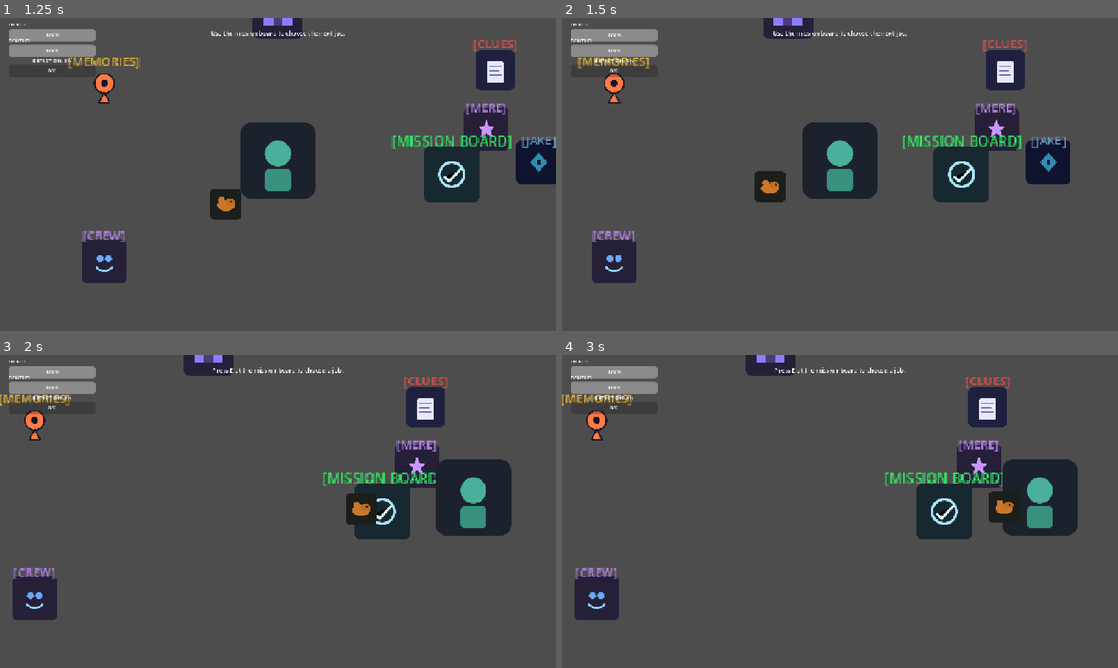
Above: before the commit, frames 1-4 (two rows, left to right).
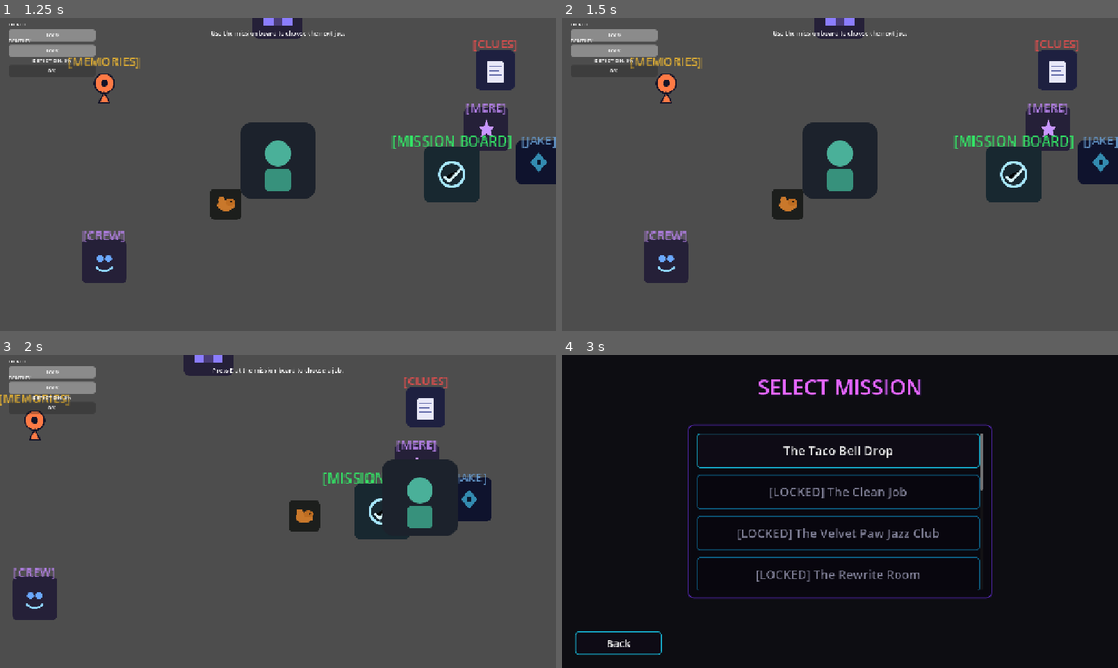
Above: after the commit, the same moments.

Repository: jtbenton55-stack/my-2d-game
Game: Godot game, scene res://scenes/MainMenu.tscn
Same seed, same stepped clock (60 frames per second), same inputs: the game is played once before the commit and once after it.
Inputs (mouse positions are in pixels of both pictures, inside the frame that each line leads up to):
- Up to frame 1 (1.25 s): click "New Game" at 0.5 s
- Up to frame 2 (1.5 s): tap Enter (ui_accept) at 1.25 s; move the mouse to (962, 158) at 1.27 s; press the mouse at (962, 158) at 1.28 s; hold D (move_right) from 1.28 s (still down)
- Up to frame 3 (2 s): keep holding D (move_right); tap Enter (ui_accept) at 1.52 s; tap Space (dodge) at 1.55 s
- Up to frame 4 (3 s): release D (move_right) at 2 s; release the mouse at (962, 495) at 2 s; tap E (interact) at 2 s; drag from (728, 527) to (979, 467) at 2.02 s; click (979, 646) at 2.75 s, where only the run before the commit has a clickable "Skip"

Frame 1 is identical in both runs. In frame 2, 14% of the frame differs, in the area x 2-100%, y 0-85%; in frame 3, 4.3%; in frame 4, 99%, in the area x 0-100%, y 0-100%.

Commit message:
Untested New Player Combat Mech

Diff:
--- a/project.godot
+++ b/project.godot
@@ -114,6 +114,18 @@
 , Object(InputEventJoypadButton,"resource_local_to_scene":false,"resource_name":"","device":-1,"button_index":6,"pressure":0.0,"pressed":false,"script":null)
 ]
 }
+heavy={
+"deadzone": 0.5,
+"events": [Object(InputEventKey,"resource_local_to_scene":false,"resource_name":"","device":-1,"window_id":0,"alt_pressed":false,"shift_pressed":false,"ctrl_pressed":false,"meta_pressed":false,"pressed":false,"keycode":0,"physical_keycode":81,"key_label":0,"unicode":113,"location":0,"echo":false,"script":null)
+, Object(InputEventMouseButton,"resource_local_to_scene":false,"resource_name":"","device":-1,"window_id":0,"alt_pressed":false,"shift_pressed":false,"ctrl_pressed":false,"meta_pressed":false,"button_mask":0,"position":Vector2(0, 0),"global_position":Vector2(0, 0),"factor":1.0,"button_index":2,"canceled":false,"pressed":false,"double_click":false,"script":null)
+]
+}
+finisher={
+"deadzone": 0.5,
+"events": [Object(InputEventKey,"resource_local_to_scene":false,"resource_name":"","device":-1,"window_id":0,"alt_pressed":false,"shift_pressed":false,"ctrl_pressed":false,"meta_pressed":false,"pressed":false,"keycode":0,"physical_keycode":82,"key_label":0,"unicode":114,"location":0,"echo":false,"script":null)
+, Object(InputEventJoypadButton,"resource_local_to_scene":false,"resource_name":"","device":-1,"button_index":10,"pressure":0.0,"pressed":false,"script":null)
+]
+}
 
 [layer_names]
 
--- a/scenes/characters/player.tscn
+++ b/scenes/characters/player.tscn
@@ -1,7 +1,10 @@
-[gd_scene load_steps=9 format=3 uid="uid://bq5w7v5v5o5v5"]
+[gd_scene load_steps=12 format=3 uid="uid://bq5w7v5v5o5v5"]
 
 [ext_resource type="Script" path="res://src/player/Player.gd" id="1_4h8aw"]
 [ext_resource type="SpriteFrames" uid="uid://bq5w7v5v5o5v6" path="res://assets/sprites/player_sprite_frames.tres" id="2_6h8aw"]
+[ext_resource type="Script" path="res://src/combat/PlayerCombatController.gd" id="3_combat"]
+[ext_resource type="Script" path="res://src/combat/DashAbility.gd" id="4_dash"]
+[ext_resource type="Script" path="res://src/combat/MeleeHitbox.gd" id="5_melee"]
 
 [sub_resource type="RectangleShape2D" id="RectangleShape2D_5h8aw"]
 size = Vector2(32, 32)
@@ -14,6 +17,9 @@
 
 [sub_resource type="CircleShape2D" id="CircleShape2D_8h8aw"]
 radius = 100.0
+
+[sub_resource type="CircleShape2D" id="CircleShape2D_stealth"]
+radius = 36.0
 
 [node name="Player" type="CharacterBody2D"]
 collision_layer = 1
@@ -44,14 +50,29 @@
 position = Vector2(0, 8)
 shape = SubResource("RectangleShape2D_5h8aw")
 
-[node name="Hitbox" type="Area2D" parent="."]
+[node name="PlayerCombatController" type="Node" parent="."]
+script = ExtResource("3_combat")
+
+[node name="DashAbility" type="Node" parent="PlayerCombatController"]
+script = ExtResource("4_dash")
+
+[node name="MeleeHitbox" type="Area2D" parent="PlayerCombatController"]
 monitoring = false
 monitorable = false
 collision_layer = 0
-collision_mask = 2
+collision_mask = 3
+script = ExtResource("5_melee")
 
-[node name="CollisionShape2D2" type="CollisionShape2D" parent="Hitbox"]
+[node name="CollisionShape2D2" type="CollisionShape2D" parent="PlayerCombatController/MeleeHitbox"]
 shape = SubResource("RectangleShape2D_6h8aw")
+
+[node name="StealthTakedownZone" type="Area2D" parent="PlayerCombatController"]
+collision_layer = 0
+collision_mask = 3
+monitoring = true
+
+[node name="CollisionShape2DStealth" type="CollisionShape2D" parent="PlayerCombatController/StealthTakedownZone"]
+shape = SubResource("CircleShape2D_stealth")
 
 [node name="Hurtbox" type="Area2D" parent="."]
 monitorable = false
--- a/src/autoload/CardEffects.gd
+++ b/src/autoload/CardEffects.gd
@@ -81,3 +81,24 @@
 	if GameState.has_selected_card("jc_london_contact"):
 		reduction += 0.10
 	return reduction
+
+
+func get_combo_window_multiplier() -> float:
+	var mult := 1.0
+	if GameState.has_selected_card("jc_london_contact"):
+		mult += 0.12
+	return mult
+
+
+func get_style_decay_reduction() -> float:
+	var reduction := 0.0
+	if GameState.has_selected_card("persian_tea_focus"):
+		reduction += 0.22
+	return reduction
+
+
+func get_finisher_damage_bonus() -> float:
+	var bonus := 0.0
+	if GameState.has_selected_card("violet_counterpunch"):
+		bonus += 12.0
+	return bonus
--- /dev/null
+++ b/src/combat/DashAbility.gd
@@ -0,0 +1,52 @@
+extends Node
+class_name DashAbility
+## Short burst movement with i-frames. Parent must be PlayerCombatController; player body is grandparent.
+
+signal dash_ended
+
+@export var dash_speed: float = 650.0
+@export var dash_duration: float = 0.15
+
+var is_dashing: bool = false
+
+var _time_left: float = 0.0
+var _direction: Vector2 = Vector2.RIGHT
+var _player: CharacterBody2D
+
+
+func _ready() -> void:
+	_player = get_parent().get_parent() as CharacterBody2D
+	set_physics_process(false)
+
+
+func _physics_process(delta: float) -> void:
+	if not is_dashing:
+		return
+	_time_left -= delta
+	if _player:
+		_player.velocity = _direction * dash_speed
+		_player.move_and_slide()
+	if _time_left <= 0.0:
+		_end_dash()
+
+
+func execute(direction: Vector2) -> void:
+	if is_dashing or _player == null:
+		return
+	_direction = direction.normalized()
+	if _direction.length_squared() < 0.0001:
+		_direction = Vector2.RIGHT
+	is_dashing = true
+	_time_left = dash_duration
+	_player.add_to_group("invulnerable")
+	_player.invulnerable = true
+	set_physics_process(true)
+
+
+func _end_dash() -> void:
+	is_dashing = false
+	set_physics_process(false)
+	if _player:
+		_player.remove_from_group("invulnerable")
+		_player.invulnerable = false
+	dash_ended.emit()
--- /dev/null
+++ b/src/combat/MeleeHitbox.gd
@@ -0,0 +1,37 @@
+extends Area2D
+## Active only during attacks; reports hits once per swing via body_entered.
+
+var damage: float = 0.0
+var _hit_targets: Array[Node] = []
+var _damage_source: Node2D
+
+func _ready() -> void:
+	monitoring = false
+	body_entered.connect(_on_body_entered)
+
+
+func setup_damage_source(source: Node2D) -> void:
+	_damage_source = source
+
+
+func begin_swing() -> void:
+	_hit_targets.clear()
+	monitoring = true
+
+
+func end_swing() -> void:
+	monitoring = false
+
+
+func _on_body_entered(body: Node) -> void:
+	if body == null or body in _hit_targets:
+		return
+	if _damage_source and body == _damage_source:
+		return
+	if not body.is_in_group("enemy"):
+		return
+	if not body.has_method("take_damage"):
+		return
+	_hit_targets.append(body)
+	var src: Node = _damage_source if _damage_source else get_parent()
+	body.take_damage(int(round(damage)), src)
--- /dev/null
+++ b/src/combat/PlayerCombatController.gd
@@ -0,0 +1,341 @@
+extends Node
+## Hitbox melee combat: combos, heavy, dash, style finisher, stealth takedowns. Parent must be Player CharacterBody2D.
+
+signal style_changed(current: float, maximum: float)
+
+@export var enabled: bool = true
+@export var max_style: float = 100.0
+@export var style_per_hit: float = 18.0
+@export var style_decay_rate: float = 32.0
+@export var combo_window_base: float = 0.55
+@export var light_active_window: float = 0.09
+@export var light_recovery: float = 0.14
+@export var heavy_windup: float = 0.12
+@export var heavy_active: float = 0.11
+@export var heavy_recovery_time: float = 0.4
+@export var finisher_active: float = 0.12
+@export var finisher_recovery: float = 0.32
+@export var dash_cooldown_base: float = 0.48
+@export var melee_forward_distance: float = 34.0
+@export var finisher_forward_distance: float = 48.0
+@export var base_light_damage: float = 18.0
+@export var heavy_damage_multiplier: float = 2.2
+@export var combo_damage_bonus_per_step: float = 0.16
+
+var can_act: bool = true
+
+var current_style: float = 0.0
+var combo_count: int = 0
+var combo_timer: float = 0.0
+var time_since_last_hit: float = 999.0
+
+var _player: CharacterBody2D
+var _dash: DashAbility
+var _melee: Area2D
+var _stealth_zone: Area2D
+
+var _dash_cd: float = 0.0
+var _light_cd: float = 0.0
+var _heavy_cd: float = 0.0
+var _busy: bool = false
+
+var _combo_window_mult: float = 1.0
+var _style_decay_reduction: float = 0.0
+
+
+func _ready() -> void:
+	_player = get_parent() as CharacterBody2D
+	_dash = get_node_or_null("DashAbility")
+	_melee = get_node_or_null("MeleeHitbox") as Area2D
+	_stealth_zone = get_node_or_null("StealthTakedownZone") as Area2D
+	if _melee and _melee.has_method("setup_damage_source"):
+		_melee.setup_damage_source(_player)
+	apply_card_effects()
+	if not EventBus.card_selection_changed.is_connected(_on_card_selection_changed):
+		EventBus.card_selection_changed.connect(_on_card_selection_changed)
+
+
+func _on_card_selection_changed(_selected: Variant) -> void:
+	apply_card_effects()
+
+
+func apply_card_effects() -> void:
+	var ce: Node = get_node_or_null("/root/CardEffects")
+	if ce == null:
+		_combo_window_mult = 1.0
+		_style_decay_reduction = 0.0
+		return
+	if ce.has_method("get_combo_window_multiplier"):
+		_combo_window_mult = float(ce.call("get_combo_window_multiplier"))
+	else:
+		_combo_window_mult = 1.0
+	if ce.has_method("get_style_decay_reduction"):
+		_style_decay_reduction = float(ce.call("get_style_decay_reduction"))
+	else:
+		_style_decay_reduction = 0.0
+
+
+func is_dashing() -> bool:
+	return _dash != null and _dash.is_dashing
+
+
+func _card_is_active(card_id: String) -> bool:
+	var cm: Node = get_node_or_null("/root/CardManager")
+	if cm == null:
+		return false
+	if cm.has_method("is_card_active"):
+		return bool(cm.call("is_card_active", card_id))
+	if cm.has_method("is_selected"):
+		return bool(cm.call("is_selected", card_id))
+	return false
+
+
+func _process(delta: float) -> void:
+	if not enabled:
+		return
+	if _dash_cd > 0.0:
+		_dash_cd -= delta
+	if _light_cd > 0.0:
+		_light_cd -= delta
+	if _heavy_cd > 0.0:
+		_heavy_cd -= delta
+	combo_timer -= delta
+	if combo_timer <= 0.0:
+		combo_count = 0
+	time_since_last_hit += delta
+	var decay_mult: float = maxf(0.0, 1.0 - _style_decay_reduction)
+	if time_since_last_hit > 2.0 and current_style > 0.0:
+		current_style = maxf(0.0, current_style - style_decay_rate * decay_mult * delta)
+	_emit_style()
+
+
+func _emit_style() -> void:
+	style_changed.emit(current_style, max_style)
+
+
+func _unhandled_input(event: InputEvent) -> void:
+	if not enabled or _busy:
+		return
+	if _should_block_combat_input():
+		return
+	if event.is_action_pressed("finisher"):
+		_request_finisher()
+	elif event.is_action_pressed("heavy"):
+		_request_heavy()
+	elif event.is_action_pressed("attack"):
+		_request_light_or_takedown()
+	elif event.is_action_pressed("dodge"):
+		_request_dash()
+
+
+func _should_block_combat_input() -> bool:
+	if get_tree().paused:
+		return true
+	if DialogueManager.is_in_dialogue:
+		return true
+	if _player == null or not _player.can_control:
+		return true
+	return false
+
+
+func _get_move_vector_from_input() -> Vector2:
+	var x := Input.get_action_strength("move_right") - Input.get_action_strength("move_left")
+	var y := Input.get_action_strength("move_down") - Input.get_action_strength("move_up")
+	return Vector2(x, y).normalized()
+
+
+func _facing_dir() -> Vector2:
+	if _player and _player.facing.length_squared() > 0.0001:
+		return _player.facing.normalized()
+	return Vector2.DOWN
+
+
+func _position_melee_forward(distance: float) -> void:
+	if _melee == null or _player == null:
+		return
+	var f := _facing_dir()
+	_melee.global_position = _player.global_position + f * distance
+	_melee.global_rotation = f.angle()
+
+
+func _cooldown_reduction() -> float:
+	var ce: Node = get_node_or_null("/root/CardEffects")
+	if ce and ce.has_method("get_cooldown_reduction"):
+		return float(ce.call("get_cooldown_reduction"))
+	return 0.0
+
+
+func _attack_damage_bonus() -> int:
+	var ce: Node = get_node_or_null("/root/CardEffects")
+	if ce and ce.has_method("get_attack_damage_bonus"):
+		return int(ce.call("get_attack_damage_bonus"))
+	return 0
+
+
+func _finisher_damage_bonus() -> float:
+	var ce: Node = get_node_or_null("/root/CardEffects")
+	if ce and ce.has_method("get_finisher_damage_bonus"):
+		return float(ce.call("get_finisher_damage_bonus"))
+	return 0.0
+
+
+func _add_style_on_hit() -> void:
+	current_style = minf(max_style, current_style + style_per_hit)
+	time_since_last_hit = 0.0
+	_emit_style()
+
+
+func _try_stealth_takedown() -> bool:
+	if _stealth_zone == null or _player == null:
+		return false
+	if not _player.is_stealth_active():
+		return false
+	for body in _stealth_zone.get_overlapping_bodies():
+		if not body.is_in_group("enemy"):
+			continue
+		if body.has_method("is_aware") and bool(body.call("is_aware")):
+			continue
+		if not _is_behind_enemy(body as Node2D):
+			continue
+		if body.has_method("instant_kill"):
+			body.call("instant_kill")
+			AudioManager.play_sfx("enemy_hit", _player.global_position)
+			EventBus.screen_shake.emit(5.0, 0.09)
+			return true
+	return false
+
+
+func _is_behind_enemy(enemy: Node2D) -> bool:
+	if enemy == null or _player == null:
+		return false
+	var to_player: Vector2 = (_player.global_position - enemy.global_position).normalized()
+	var forward := Vector2.RIGHT
+	if enemy is CharacterBody2D:
+		var eb: CharacterBody2D = enemy
+		if eb.velocity.length_squared() > 25.0:
+			forward = eb.velocity.normalized()
+	return to_player.dot(forward) < -0.3
+
+
+func _request_light_or_takedown() -> void:
+	if not can_act:
+		return
+	if _light_cd > 0.0:
+		return
+	if _try_stealth_takedown():
+		return
+	_run_light_attack_async()
+
+
+func _request_heavy() -> void:
+	if not can_act or _heavy_cd > 0.0:
+		return
+	_run_heavy_attack_async()
+
+
+func _request_finisher() -> void:
+	if not can_act:
+		return
+	if current_style < max_style - 0.5:
+		return
+	_run_finisher_async()
+
+
+func _request_dash() -> void:
+	if not can_act or _dash == null:
+		return
+	if _dash.is_dashing:
+		return
+	if _dash_cd > 0.0:
+		return
+	var dir := _get_move_vector_from_input()
+	if dir.length_squared() < 0.0001:
+		return
+	_run_dash_async(dir)
+
+
+func _run_light_attack_async() -> void:
+	var cd_red := _cooldown_reduction()
+	_busy = true
+	can_act = false
+	if combo_timer > 0.0:
+		combo_count = mini(combo_count + 1, 3)
+	else:
+		combo_count = 1
+	combo_timer = combo_window_base * _combo_window_mult
+	var bonus := float(_attack_damage_bonus())
+	var dmg: float = base_light_damage * (1.0 + combo_damage_bonus_per_step * float(combo_count - 1)) + bonus
+	_position_melee_forward(melee_forward_distance)
+	_melee.damage = dmg
+	_melee.begin_swing()
+	AudioManager.play_sfx("quick_attack", _player.global_position)
+	await get_tree().create_timer(light_active_window).timeout
+	_melee.end_swing()
+	await get_tree().create_timer(light_recovery).timeout
+	_add_style_on_hit()
+	_light_cd = 0.28 * (1.0 - cd_red)
+	can_act = true
+	_busy = false
+
+
+func _run_heavy_attack_async() -> void:
+	if _melee == null or _player == null:
+		return
+	var cd_red := _cooldown_reduction()
+	_busy = true
+	can_act = false
+	var bonus := float(_attack_damage_bonus())
+	var dmg: float = base_light_damage * heavy_damage_multiplier + bonus
+	_position_melee_forward(melee_forward_distance * 1.05)
+	_melee.damage = dmg
+	await get_tree().create_timer(heavy_windup).timeout
+	_melee.begin_swing()
+	AudioManager.play_sfx("quick_attack", _player.global_position)
+	await get_tree().create_timer(heavy_active).timeout
+	_melee.end_swing()
+	await get_tree().create_timer(heavy_recovery_time).timeout
+	_add_style_on_hit()
+	combo_count = 0
+	combo_timer = 0.0
+	_heavy_cd = 0.85 * (1.0 - cd_red)
+	can_act = true
+	_busy = false
+
+
+func _run_finisher_async() -> void:
+	if _melee == null or _player == null:
+		return
+	var cd_red := _cooldown_reduction()
+	_busy = true
+	can_act = false
+	var dmg: float = base_light_damage * 4.0 + _finisher_damage_bonus()
+	_position_melee_forward(finisher_forward_distance)
+	_melee.damage = dmg
+	await get_tree().create_timer(heavy_windup * 0.5).timeout
+	_melee.begin_swing()
+	AudioManager.play_sfx("quick_attack", _player.global_position)
+	EventBus.screen_shake.emit(8.0, 0.12)
+	await get_tree().create_timer(finisher_active).timeout
+	_melee.end_swing()
+	current_style = 0.0
+	_emit_style()
+	combo_count = 0
+	combo_timer = 0.0
+	await get_tree().create_timer(finisher_recovery).timeout
+	_heavy_cd = maxf(_heavy_cd, 0.35 * (1.0 - cd_red))
+	can_act = true
+	_busy = false
+
+
+func _run_dash_async(direction: Vector2) -> void:
+	if _dash == null or _player == null:
+		return
+	var cd_red := _cooldown_reduction()
+	_busy = true
+	can_act = false
+	_dash.execute(direction)
+	AudioManager.play_sfx("dodge", _player.global_position)
+	await _dash.dash_ended
+	can_act = true
+	_busy = false
+	_dash_cd = dash_cooldown_base * (1.0 - cd_red)
--- a/src/enemies/EnemyBase.gd
+++ b/src/enemies/EnemyBase.gd
@@ -21,6 +21,7 @@
 var stunned_timer := 0.0
 var detection_multiplier := 1.0
 var _spotted_emitted := false
+var _aware := false
 
 func _ready() -> void:
 	add_to_group("enemy")
@@ -39,6 +40,17 @@
 		target = get_tree().get_first_node_in_group("player") as Node2D
 	_update_ai(delta)
 
+func is_aware() -> bool:
+	return _aware
+
+
+func instant_kill() -> void:
+	if health <= 0:
+		return
+	health = 0
+	_die()
+
+
 func _update_ai(_delta: float) -> void:
 	if target == null:
 		velocity = Vector2.ZERO
@@ -49,10 +61,12 @@
 	if target.has_method("is_stealth_active") and target.is_stealth_active():
 		effective_aggro_range *= stealth_aggro_multiplier
 	if distance <= attack_range and _can_see_player():
+		_aware = true
 		velocity = Vector2.ZERO
 		move_and_slide()
 		_try_attack()
 	elif distance <= effective_aggro_range and _can_see_player():
+		_aware = true
 		if not _spotted_emitted:
 			_spotted_emitted = true
 			spotted_player.emit()
@@ -61,6 +75,7 @@
 	else:
 		if distance > effective_aggro_range * 1.75:
 			_spotted_emitted = false
+			_aware = false
 		_patrol_or_idle(_delta)
 
 func _can_see_player() -> bool:
--- a/src/inventory/CardManager.gd
+++ b/src/inventory/CardManager.gd
@@ -50,6 +50,10 @@
 func is_selected(card_id: String) -> bool:
 	return GameState.has_selected_card(card_id)
 
+
+func is_card_active(card_id: String) -> bool:
+	return is_selected(card_id)
+
 func selected_value(effect_key: String, default_value: float = 0.0) -> float:
 	var value := default_value
 	for card in get_selected_cards():
--- a/src/player/Player.gd
+++ b/src/player/Player.gd
@@ -26,19 +26,25 @@
 var is_stealth := false
 var stealth_indicator: ColorRect = null
 
+var _combat: Node = null
+
 func is_stealth_active() -> bool:
 	return is_stealth
 
+func _uses_hitbox_combat() -> bool:
+	return _combat != null and _combat.enabled
+
 func _ready() -> void:
 	add_to_group("player")
+	_combat = get_node_or_null("PlayerCombatController")
 	max_health = _card_int("get_player_max_health", max_health)
 	current_health = min(max_health, GameState.player_health if GameState.player_health > 0 else max_health)
 	GameState.player_max_health = max_health
 	GameState.player_health = current_health
 	EventBus.player_health_changed.emit(current_health, max_health)
-	var hitbox := get_node_or_null("Hitbox")
-	if hitbox:
-		hitbox.monitoring = false
+	var melee_hb := get_node_or_null("PlayerCombatController/MeleeHitbox")
+	if melee_hb:
+		melee_hb.monitoring = false
 	_create_stealth_indicator()
 	_update_sprite()
 
@@ -52,16 +58,23 @@
 	if input_vector.length() > 0.01:
 		facing = input_vector.normalized()
 
-	var dodge_cd_reduction: float = _card_float("get_cooldown_reduction", 0.0)
-	var effective_dodge_cooldown: float = dodge_cooldown * (1.0 - dodge_cd_reduction)
-
-	if _action_just_pressed("dodge") and input_vector.length() > 0.01 and dodge_cooldown_timer <= 0.0:
-		dodge_timer = dodge_duration
-		dodge_cooldown_timer = effective_dodge_cooldown
-		invulnerable = true
-		AudioManager.play_sfx("dodge", global_position)
-	if _action_just_pressed("attack") and attack_timer <= 0.0:
-		_attack()
+	var combat_on := _uses_hitbox_combat()
+	if combat_on:
+		var dashing := false
+		if _combat.has_method("is_dashing"):
+			dashing = _combat.is_dashing()
+		if not _combat.can_act and not dashing:
+			input_vector = Vector2.ZERO
+	else:
+		var dodge_cd_reduction: float = _card_float("get_cooldown_reduction", 0.0)
+		var effective_dodge_cooldown: float = dodge_cooldown * (1.0 - dodge_cd_reduction)
+		if _action_just_pressed("dodge") and input_vector.length() > 0.01 and dodge_cooldown_timer <= 0.0:
+			dodge_timer = dodge_duration
+			dodge_cooldown_timer = effective_dodge_cooldown
+			invulnerable = true
+			AudioManager.play_sfx("dodge", global_position)
+		if _action_just_pressed("attack") and attack_timer <= 0.0:
+			_attack()
 
 	var speed_mult: float = _card_float("get_player_speed_multiplier", 1.0)
 	var stealth_mult: float = _card_float("get_player_stealth_multiplier", 1.0)
@@ -70,7 +83,9 @@
 	is_stealth = _action_pressed("stealth")
 	var move_speed := effective_stealth_speed if is_stealth else effective_speed
 
-	if dodge_timer > 0.0:
+	if combat_on:
+		velocity = input_vector * move_speed
+	elif dodge_timer > 0.0:
 		velocity = facing * dodge_speed
 	else:
 		velocity = input_vector * move_speed
@@ -86,14 +101,15 @@
 			_try_interact()
 
 func _update_timers(delta: float) -> void:
-	if dodge_timer > 0.0:
-		dodge_timer -= delta
-		if dodge_timer <= 0.0:
-			invulnerable = false
-	if dodge_cooldown_timer > 0.0:
-		dodge_cooldown_timer -= delta
-	if attack_timer > 0.0:
-		attack_timer -= delta
+	if not _uses_hitbox_combat():
+		if dodge_timer > 0.0:
+			dodge_timer -= delta
+			if dodge_timer <= 0.0:
+				invulnerable = false
+		if dodge_cooldown_timer > 0.0:
+			dodge_cooldown_timer -= delta
+		if attack_timer > 0.0:
+			attack_timer -= delta
 
 func _get_move_vector() -> Vector2:
 	var x := Input.get_action_strength("move_right") - Input.get_action_strength("move_left")
@@ -113,7 +129,7 @@
 				enemy.take_damage(total_damage, self)
 
 func take_damage(amount: int, _source: Node = null) -> void:
-	if invulnerable or current_health <= 0:
+	if invulnerable or is_in_group("invulnerable") or current_health <= 0:
 		return
 	if GameState.has_selected_card("bentley_dental_boy") and not GameState.dialogue_flags.get("dental_boy_used", false):
 		GameState.dialogue_flags["dental_boy_used"] = true
--- a/src/utils/EventBus.gd
+++ b/src/utils/EventBus.gd
@@ -48,6 +48,8 @@
 signal friend_helped(friend_id)
 @warning_ignore("unused_signal")
 signal pause_requested
+@warning_ignore("unused_signal")
+signal screen_shake(intensity: float, duration: float)
 
 var verbose := true
 var log_history: Array[String] = []
Not shown, added: src/combat/DashAbility.gd.uid
Not shown, added: src/combat/MeleeHitbox.gd.uid
Not shown, added: src/combat/PlayerCombatController.gd.uid
Not shown, changed: docs/CHANGELOG.md
Not shown, changed: docs/DECISIONS.md
